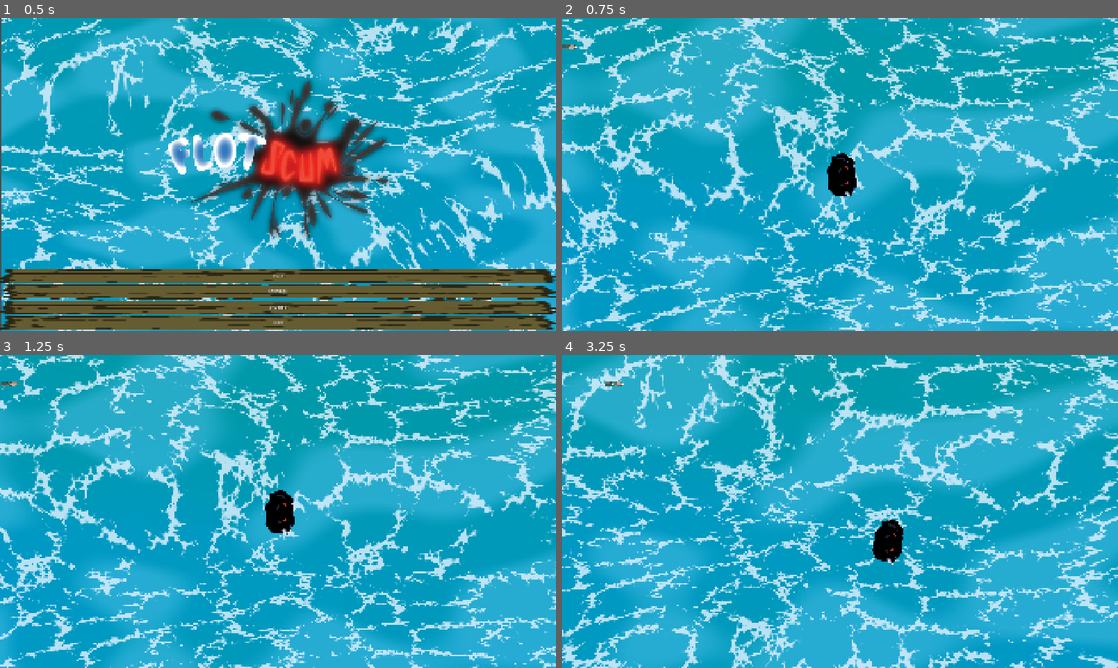
Above: before the commit, frames 1-4 (two rows, left to right).
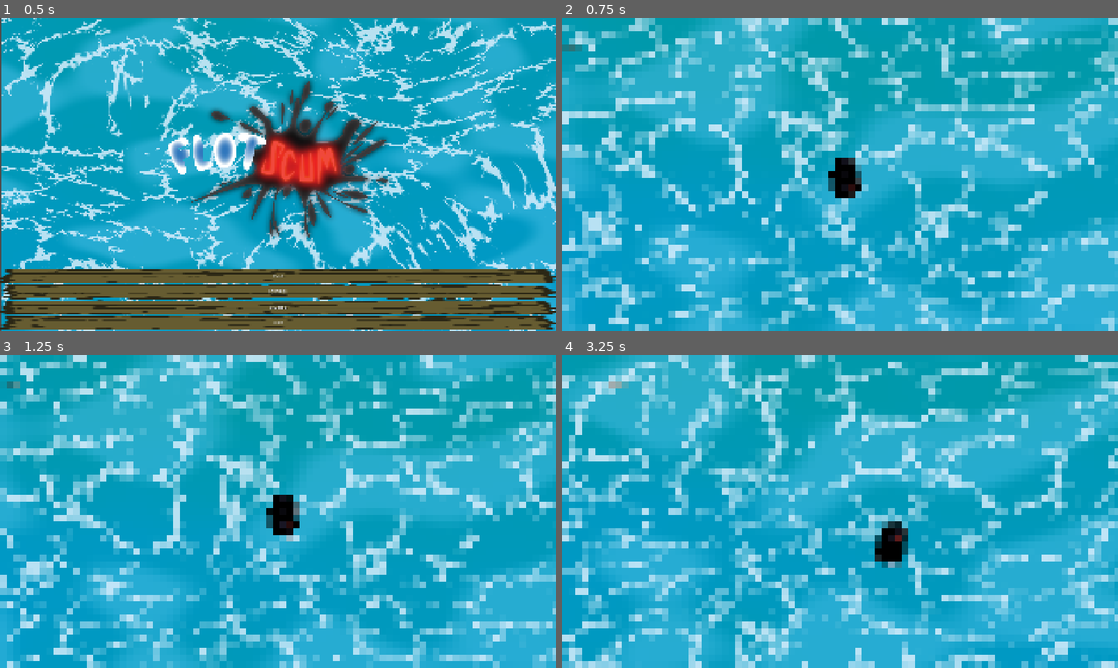
Above: after the commit, the same moments.

Repository: Of-Machines-and-Men/flotscum
Game: Godot game, scene res://scenes/levels/UI/main_menu.tscn
Two runs of this game, one before a commit and one after it. Both use one fixed random seed, a clock stepped at 60 frames per second and the inputs below.
Inputs (mouse positions are in pixels of both pictures, inside the frame that each line leads up to):
- Up to frame 1 (0.5 s): no input
- Up to frame 2 (0.75 s): click "PLAY" at 0.5 s
- Up to frame 3 (1.25 s): no input
- Up to frame 4 (3.25 s): move the mouse to (962, 495) at 1.27 s; hold D (moveright) 1.28-2.03 s; move the mouse to (728, 527) at 2.02 s; hold S (movedown) 2.03-2.78 s; move the mouse to (895, 442) at 2.77 s; hold D (moveright) from 2.78 s (still down)

Frame 1 is identical in both runs. In frame 2, 34% of the frame differs, in the area x 0-100%, y 0-100%; in frame 3, 34%; in frame 4, 36%.

Commit message:
Added pixelation and new enemy type

Diff:
--- a/scenes/entities/enemy/rammer/rammer.tscn
+++ b/scenes/entities/enemy/rammer/rammer.tscn
@@ -26,7 +26,7 @@
 height = 68.0
 
 [sub_resource type="CircleShape2D" id="CircleShape2D_k3n7j"]
-radius = 768.0
+radius = 397.02014
 
 [node name="Rammer" type="RigidBody2D" unique_id=2645434 node_paths=PackedStringArray("entity_sprite", "collider", "perception_zone")]
 linear_damp = 1.0
--- /dev/null
+++ b/scenes/entities/enemy/tanker/tanker.gd
@@ -0,0 +1,6 @@
+class_name Tanker
+extends Enemy
+
+# Called when the node enters the scene tree for the first time.
+func _ready() -> void:
+	super._ready()
--- /dev/null
+++ b/scenes/entities/enemy/tanker/tanker.tscn
@@ -0,0 +1,28 @@
+[gd_scene format=3 uid="uid://blrgcv1y1gem8"]
+
+[ext_resource type="Script" uid="uid://d181arhnnmefb" path="res://scenes/entities/enemy/tanker/tanker.gd" id="1_nf21r"]
+[ext_resource type="Texture2D" uid="uid://cm6sgoy0rqhdc" path="res://assets/entities/enemies/Tanker_Option2x.png" id="2_op6bw"]
+
+[sub_resource type="CapsuleShape2D" id="CapsuleShape2D_5ehy6"]
+radius = 25.0
+height = 220.0
+
+[sub_resource type="CircleShape2D" id="CircleShape2D_o1mdr"]
+radius = 665.003
+
+[node name="Tanker" type="RigidBody2D" unique_id=193841687]
+script = ExtResource("1_nf21r")
+
+[node name="Sprite2D" type="Sprite2D" parent="." unique_id=1506079619]
+rotation = 1.5707964
+scale = Vector2(0.75, 0.75)
+texture = ExtResource("2_op6bw")
+
+[node name="CollisionShape2D" type="CollisionShape2D" parent="." unique_id=463453483]
+rotation = 1.5707964
+shape = SubResource("CapsuleShape2D_5ehy6")
+
+[node name="PerceptionArea" type="Area2D" parent="." unique_id=857309434]
+
+[node name="CollisionShape2D" type="CollisionShape2D" parent="PerceptionArea" unique_id=1326015311]
+shape = SubResource("CircleShape2D_o1mdr")
--- a/scenes/levels/game_world.tscn
+++ b/scenes/levels/game_world.tscn
@@ -1,11 +1,16 @@
 [gd_scene format=3 uid="uid://bu0l7lx6otexd"]
 
 [ext_resource type="Shader" uid="uid://bi28g0yfik0rs" path="res://shaders/ocean.gdshader" id="1_7y55x"]
+[ext_resource type="Shader" uid="uid://dt3nip826txs3" path="res://shaders/pixelation.gdshader" id="1_b3nq0"]
 [ext_resource type="PackedScene" uid="uid://dd3ahydw2vtl5" path="res://scenes/entities/enemy/rammer/rammer.tscn" id="2_75bvq"]
 [ext_resource type="Script" uid="uid://8u3ts410dhvl" path="res://scenes/levels/ocean_background.gd" id="2_hyc8p"]
 [ext_resource type="Script" uid="uid://c8mpy6wdtltu7" path="res://scenes/entities/spawners/spawner.gd" id="2_w0s2s"]
 [ext_resource type="PackedScene" uid="uid://bx50wswt2uvmn" path="res://scenes/entities/player/player.tscn" id="6_75bvq"]
 [ext_resource type="PackedScene" uid="uid://i1s7inocv6wj" path="res://scenes/levels/UI/pause_menu.tscn" id="6_b3nq0"]
+
+[sub_resource type="ShaderMaterial" id="ShaderMaterial_cryqq"]
+shader = ExtResource("1_b3nq0")
+shader_parameter/pixel_size = 4.0
 
 [sub_resource type="FastNoiseLite" id="FastNoiseLite_hyc8p"]
 noise_type = 3
@@ -79,6 +84,23 @@
 
 [node name="Game World" type="Node2D" unique_id=1526779244]
 
+[node name="Pause" type="CanvasLayer" parent="." unique_id=1782905485]
+layer = 30
+
+[node name="PauseMenu" parent="Pause" unique_id=1752045588 instance=ExtResource("6_b3nq0")]
+
+[node name="CanvasLayer" type="CanvasLayer" parent="." unique_id=1177633243]
+layer = 20
+
+[node name="Pixelation" type="ColorRect" parent="CanvasLayer" unique_id=48531380]
+material = SubResource("ShaderMaterial_cryqq")
+anchors_preset = 15
+anchor_right = 1.0
+anchor_bottom = 1.0
+grow_horizontal = 2
+grow_vertical = 2
+color = Color(1, 1, 1, 0)
+
 [node name="Entities" type="Node2D" parent="." unique_id=2140729309]
 
 [node name="Spawner" type="Node" parent="." unique_id=8477893]
@@ -100,8 +122,3 @@
 script = ExtResource("2_hyc8p")
 
 [node name="Player" parent="." unique_id=1684059445 instance=ExtResource("6_75bvq")]
-
-[node name="Pause" type="CanvasLayer" parent="." unique_id=1782905485]
-layer = 10
-
-[node name="PauseMenu" parent="Pause" unique_id=1752045588 instance=ExtResource("6_b3nq0")]
--- /dev/null
+++ b/shaders/pixelation.gdshader
@@ -0,0 +1,10 @@
+shader_type canvas_item;
+
+uniform sampler2D SCREEN_TEXTURE : hint_screen_texture, filter_nearest;
+uniform float pixel_size : hint_range(1.0, 32.0) = 4.0;
+
+void fragment() {
+    vec2 uv = SCREEN_UV;
+    vec2 pixel_uv = floor(uv / (pixel_size * SCREEN_PIXEL_SIZE)) * (pixel_size * SCREEN_PIXEL_SIZE);
+    COLOR = texture(SCREEN_TEXTURE, pixel_uv);
+}
Not shown: 1 places in scenes/entities/enemy/rammer/rammer.tscn that only renumber resources
Not shown, added: scenes/entities/enemy/tanker/tanker.gd.uid
Not shown, added: shaders/pixelation.gdshader.uid
